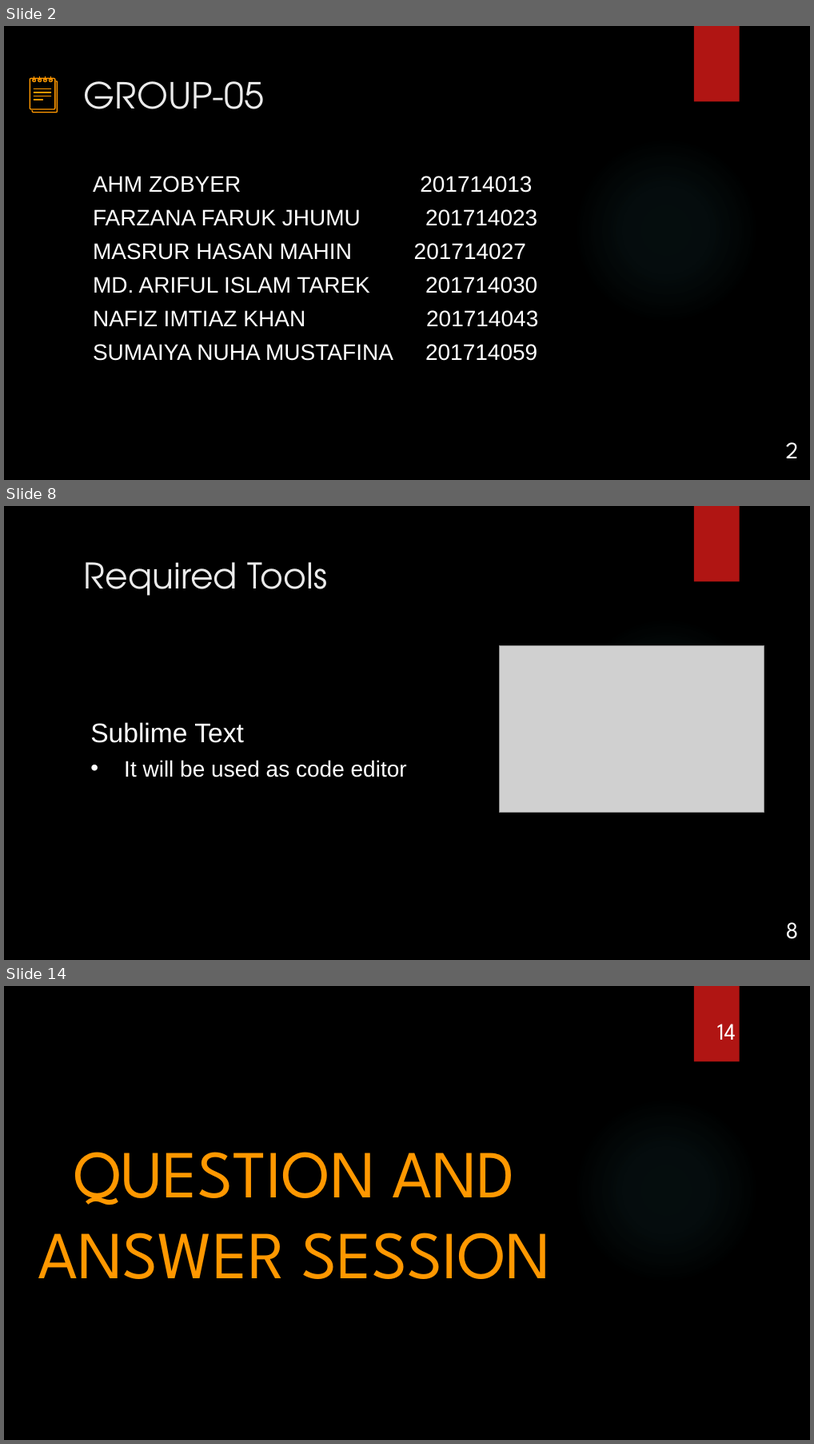
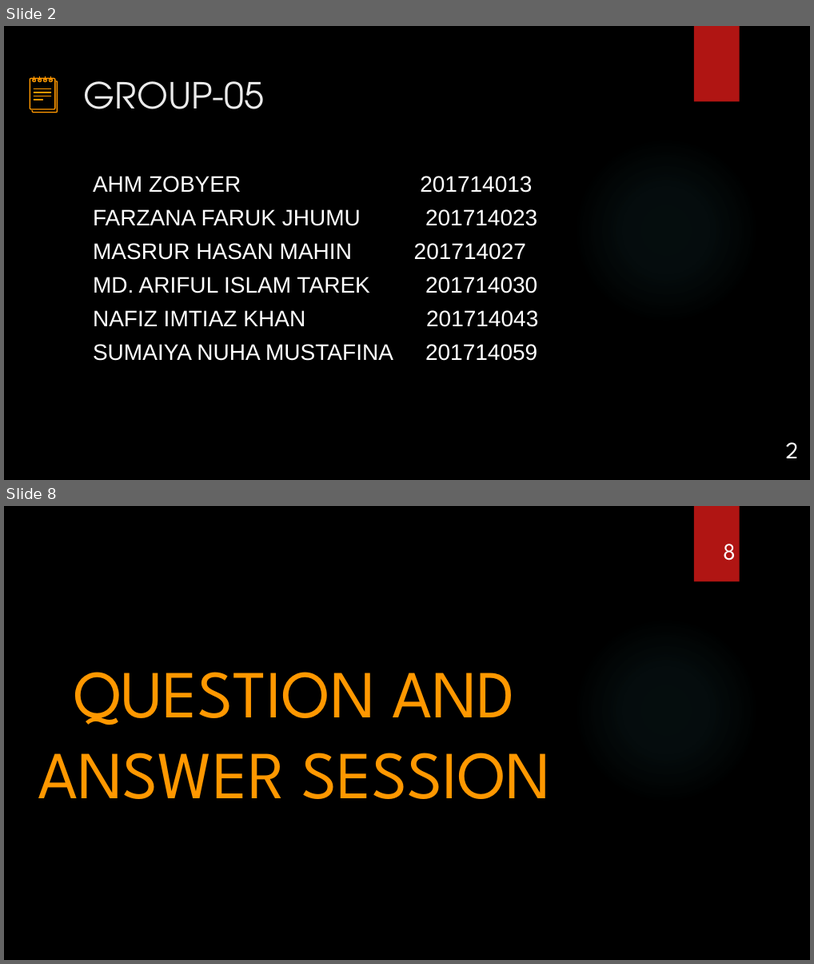
Before and after one commit to Nafiz43/MAAS_WEB, a slide deck: SADD LAB/SADD_initial_1.pptx. Shown one above the other, each under a label of ours: slides 2, 8 and 14 before the commit, slides 2 and 8 after it; the slides between them are not shown. The pictures are 814x1444 and 814x964 pixels, drawn with LibreOffice and Linux fonts; fonts in the diff are those of the drawing; grey boxes stand for pictures; background and template pictures are left out. Boxes give left, top, right and bottom in pixels: in the first picture for what was removed or moved away, otherwise in the second. Text is boxed around its words. In the diff, an @@ line names an element or a change of style, - is before the commit and + after.

```diff
--- a/SADD LAB/SADD_initial_1.pptx
+++ b/SADD LAB/SADD_initial_1.pptx
@@ slide 8 removed at (4, 506, 810, 960), background picture (left out); not listed: 2 template elements that a slide beside it also shows @@
@@ title removed at (84, 562, 327, 596) @@
-Required Tools
@@ picture removed at (499, 645, 765, 812) @@
@@ text removed at (90, 722, 407, 777) @@
-Sublime Text
-• It will be used as code editor
@@ page number removed at (786, 922, 799, 939) @@
-8
@@ what was slide 14 is now slide 8 @@
@@ page number at (723, 544, 736, 560): text changed @@
-14
+8
```
Also in this commit, not shown: 3 slides changed, 2 slides added, 7 other slides removed.
